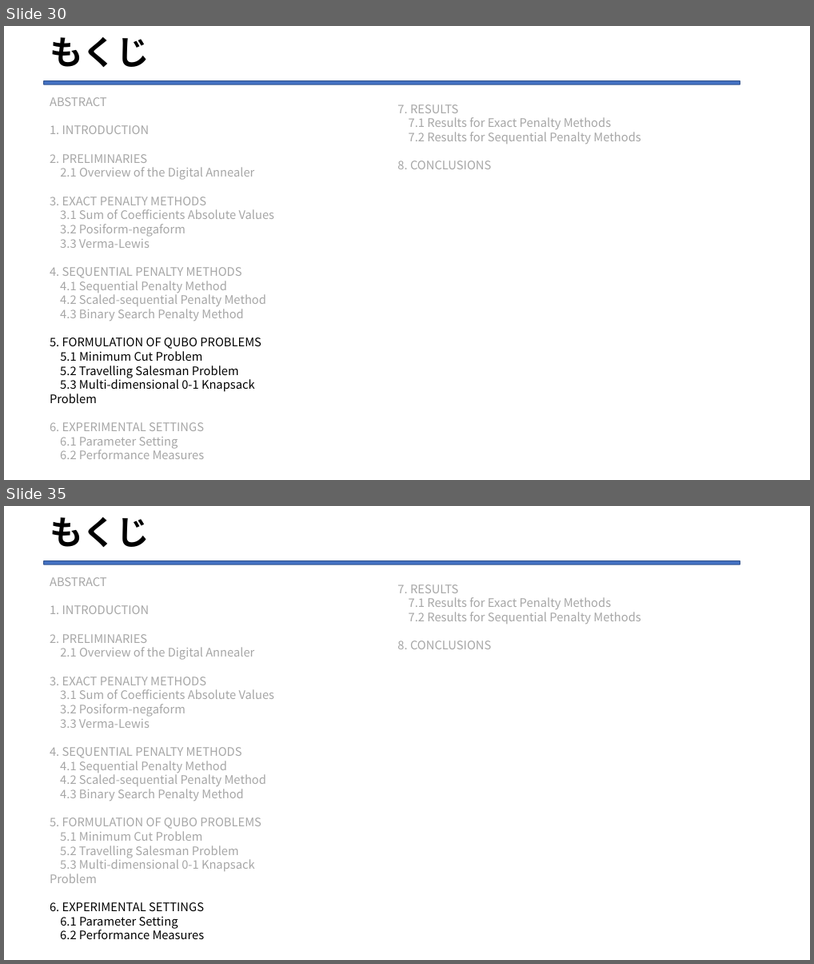
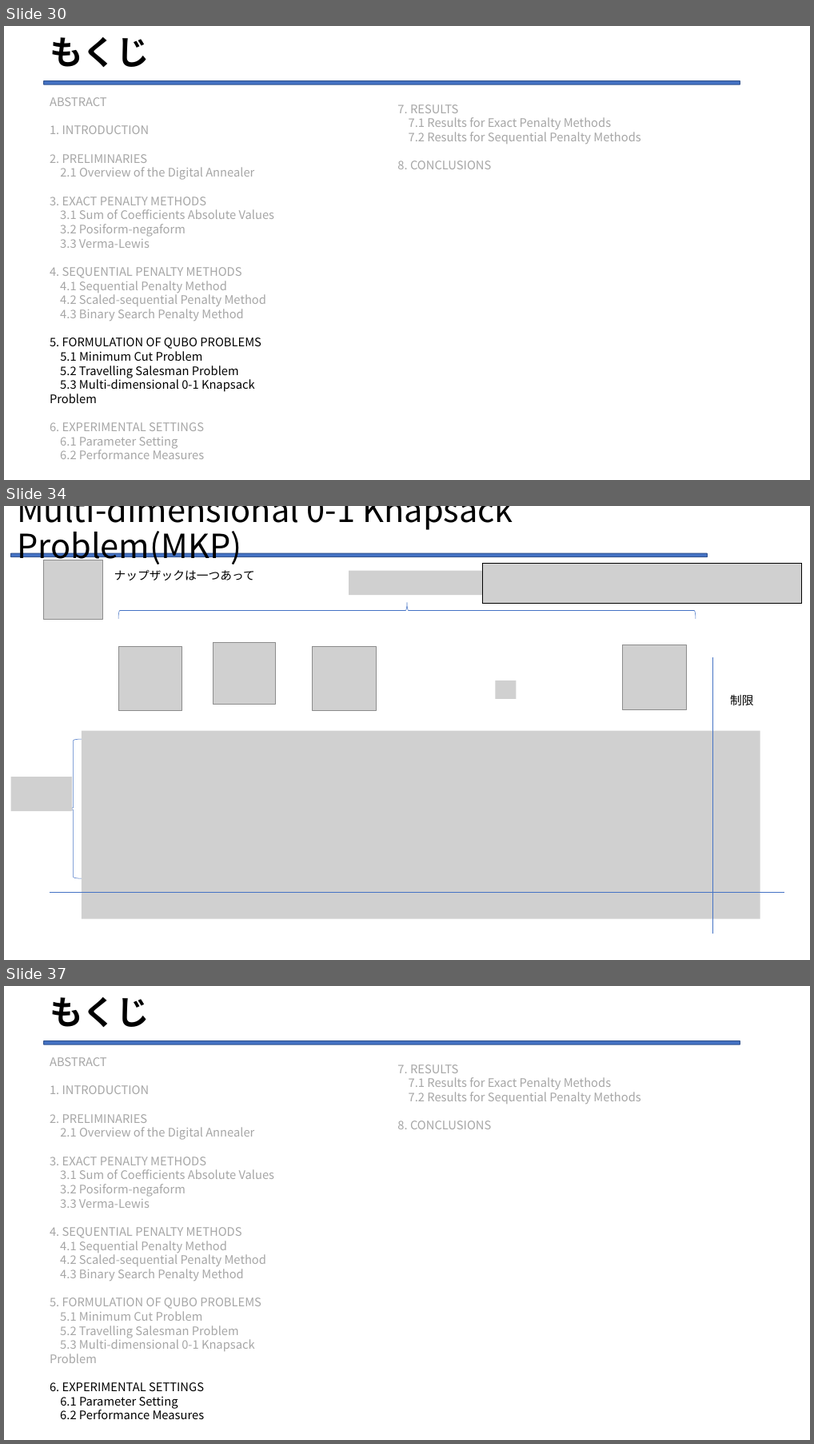
Before and after one commit to Legolas9999/zemi, a slide deck: lcj_ron_zemi2.pptx. Shown one above the other, each under a label of ours: slides 30 and 35 before the commit, slides 30, 34 and 37 after it; the slides between them are not shown. The pictures are 814x964 and 814x1444 pixels, drawn with LibreOffice and Linux fonts; fonts in the diff are those of the drawing; grey boxes stand for pictures. Boxes give left, top, right and bottom in pixels: in the first picture for what was removed or moved away, otherwise in the second. Text is boxed around its words. In the diff, an @@ line names an element or a change of style, - is before the commit and + after.

```diff
--- a/lcj_ron_zemi2.pptx
+++ b/lcj_ron_zemi2.pptx
@@ slide 34 added at (4, 506, 810, 960), background #FFFFFF @@
@@ title added at (17, 506, 513, 566), 39.6 pt, text #000000 @@
+Multi-dimensional 0-1 Knapsack Problem(MKP)
@@ rounded rectangle added at (10, 553, 707, 557), fill #4472C4, outline #325491 1 pt @@
@@ picture added at (44, 560, 103, 619) @@
@@ text added at (114, 570, 255, 580), 14 pt, text #000000 @@
+ナップザックは一つあって
@@ picture added at (349, 571, 483, 595) @@
@@ picture added at (483, 563, 802, 603) @@
@@ right brace added at (118, 602, 696, 619), outline #4472C4 0.5 pt @@
@@ picture added at (118, 646, 182, 711) @@
@@ picture added at (214, 642, 275, 704) @@
@@ picture added at (313, 646, 377, 711) @@
@@ picture added at (623, 645, 687, 710) @@
@@ line added from (713, 657) to (713, 933), #4472C4 0.5 pt @@
@@ picture added at (496, 680, 517, 698) @@
@@ text added at (730, 694, 754, 705), 14 pt, text #000000 @@
+制限
@@ right brace added at (65, 739, 82, 878), outline #4472C4 0.5 pt @@
@@ picture added at (82, 731, 761, 919) @@
@@ picture added at (10, 776, 72, 811) @@
@@ line added from (50, 892) to (785, 892), #4472C4 0.5 pt @@
@@ what was slide 35 is now slide 37 @@
```
Also in this commit, not shown: 17 slides changed, 3 other slides added, 5 other files.
